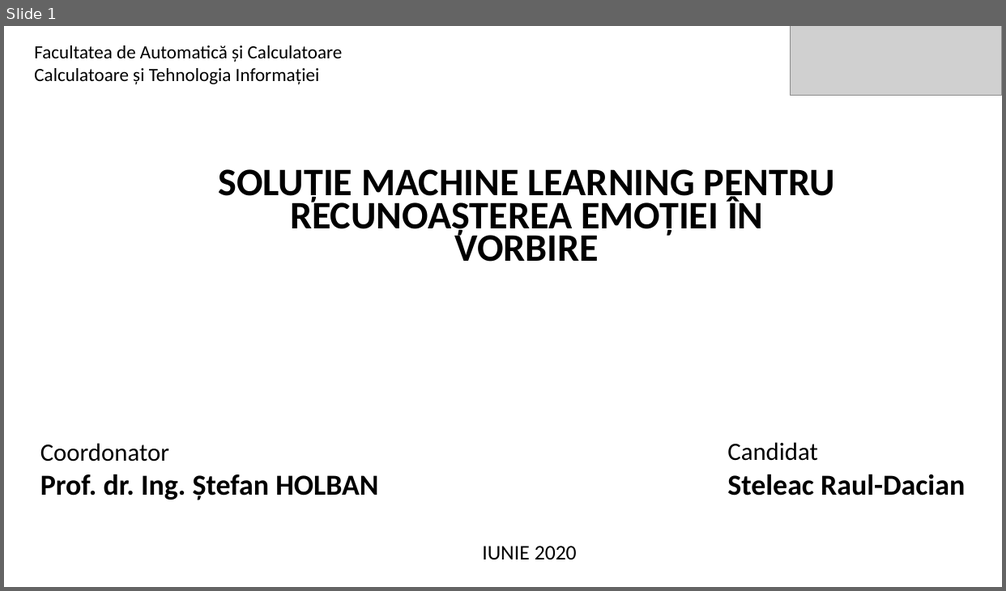
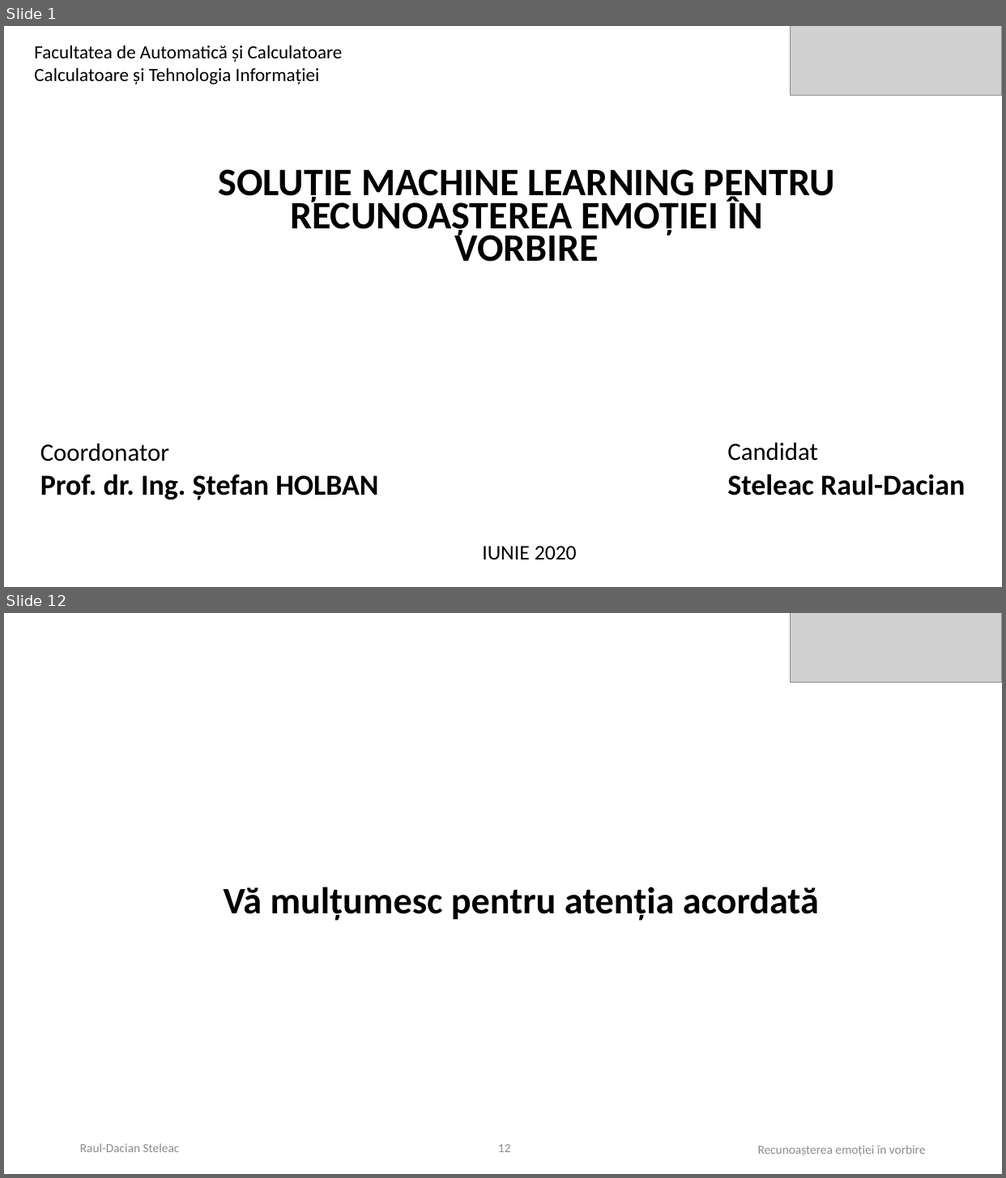
Before and after one commit to raulsteleac/Speech_Emotion_Recognition, a slide deck: LucrareLicenta/PrezentareLucrare.pptx. Shown one above the other, each under a label of ours: slide 1 before the commit, slides 1 and 12 after it; the slides between them are not shown. The pictures are 1006x591 and 1006x1178 pixels, drawn with LibreOffice and Linux fonts; fonts in the diff are those of the drawing; grey boxes stand for pictures. Boxes give left, top, right and bottom in pixels: in the first picture for what was removed or moved away, otherwise in the second. Text is boxed around its words. In the diff, an @@ line names an element or a change of style, - is before the commit and + after.

```diff
--- a/LucrareLicenta/PrezentareLucrare.pptx
+++ b/LucrareLicenta/PrezentareLucrare.pptx
@@ slide 12 added at (4, 613, 1002, 1174), background #FFFFFF @@
@@ picture added at (790, 613, 1002, 683) @@
@@ title added at (224, 887, 819, 921), 36 pt, text #000000, bold @@
+Vă mulțumesc pentru atenția acordată
@@ text added at (80, 1144, 180, 1152), 12 pt, text #8C8C8C @@
+Raul-Dacian Steleac
@@ page number added at (498, 1144, 511, 1152), 12 pt, text #8C8C8C @@
+12
@@ text added at (758, 1145, 926, 1157), 12 pt, text #8C8C8C @@
+Recunoașterea emoției în vorbire
```
Also in this commit, not shown: 10 slides changed, 1 other slide added, 5 slides removed, 1 other file.
